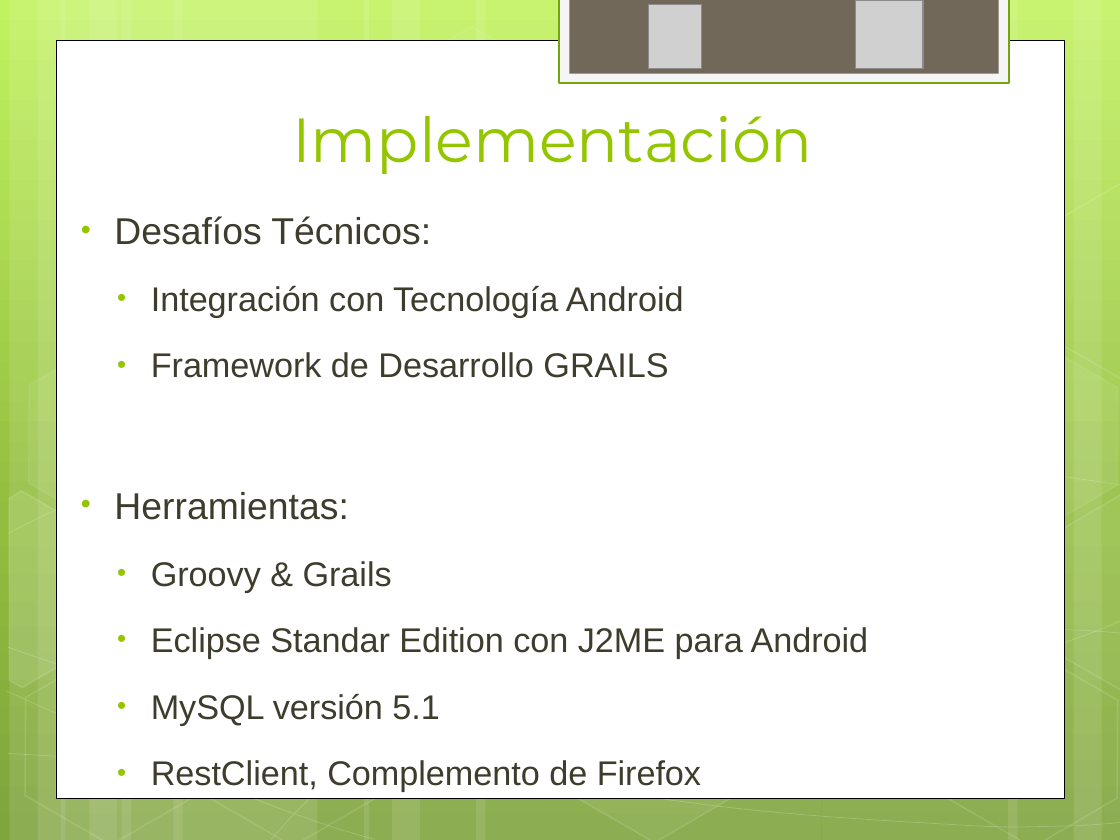
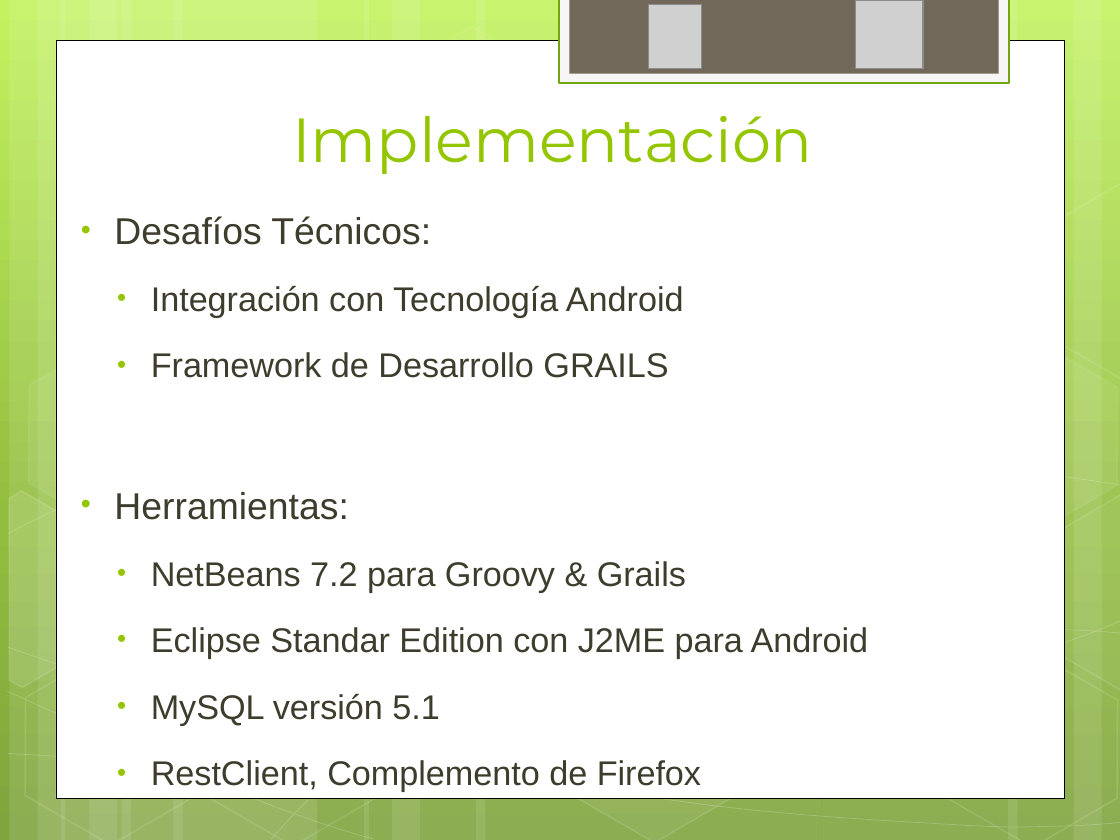
Before and after one commit to ptissera/habilitacion-profesional-2012-4k4, a slide deck: slide 26 of Documentacion/Proyecto/Presentacion Final/Exposicion Final.pptx. Drawn at 1120x840 pixels with LibreOffice and Linux fonts; fonts in the diff are those of the drawing; grey boxes stand for pictures. Boxes give left, top, right and bottom in pixels: in the first picture for what was removed or moved away, otherwise in the second. Text is boxed around its words. In the diff, an @@ line names an element or a change of style, - is before the commit and + after.

```diff
--- a/Documentacion/Proyecto/Presentacion Final/Exposicion Final.pptx
+++ b/Documentacion/Proyecto/Presentacion Final/Exposicion Final.pptx
@@ text at [151,561,686,592]: text changed @@
-  • Groovy & Grails
+  • NetBeans 7.2 para Groovy & Grails
```
Also in this commit, not shown: 7 other slides changed.
